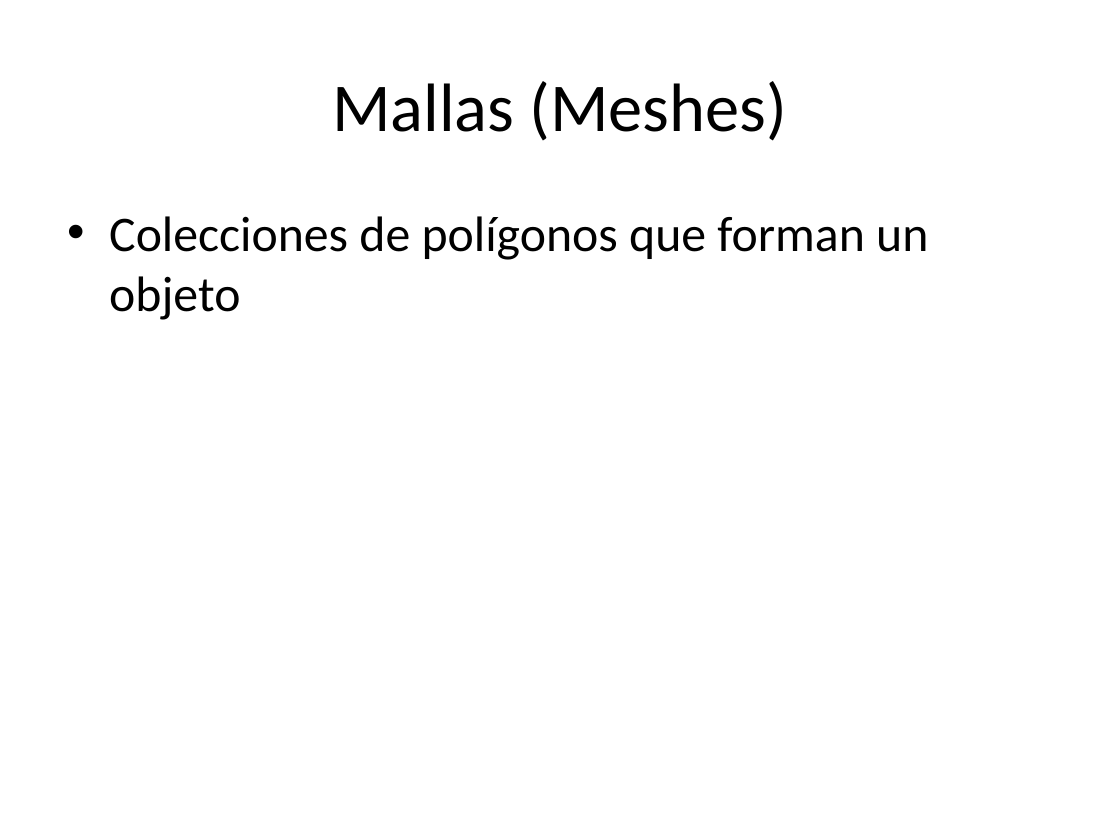
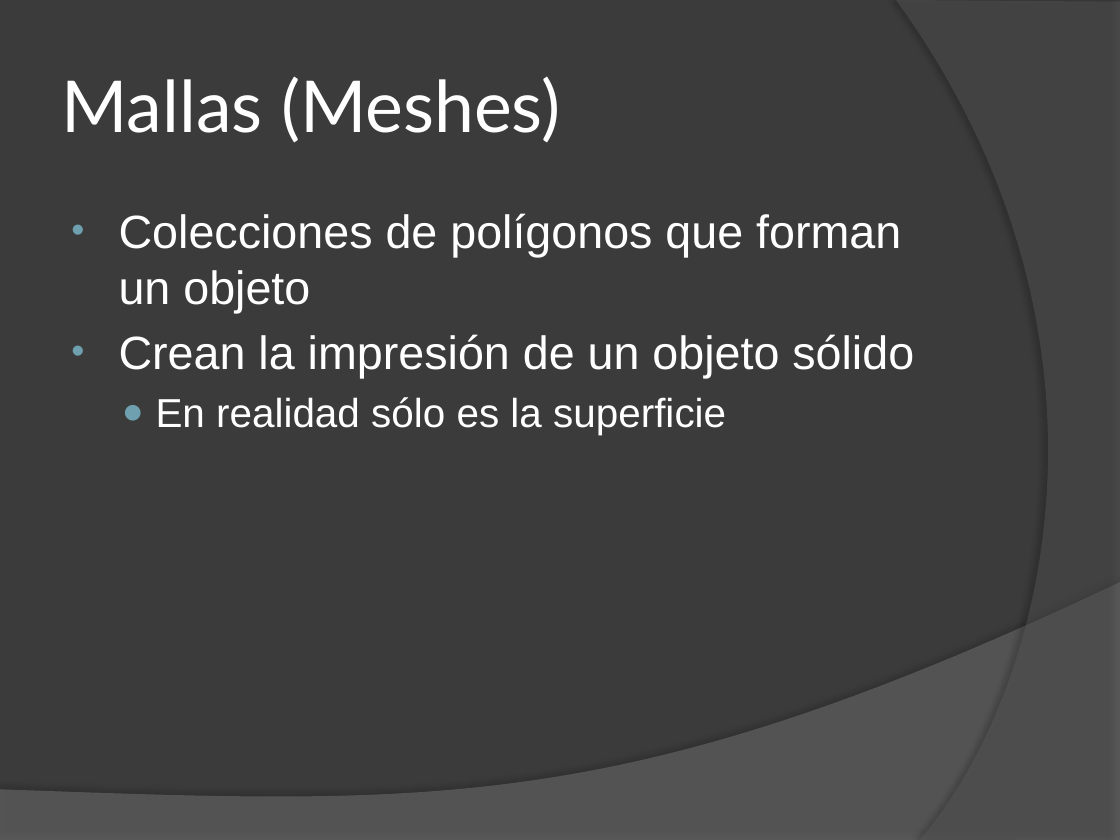
Before and after one commit to EdLev/EngineTallerGraficosUNA, a slide deck: slide 7 of Docs/Introducción a los Gráficos 3D.pptx. Drawn at 1120x840 pixels with LibreOffice and Linux fonts; fonts in the diff are those of the drawing. Boxes give left, top, right and bottom in pixels: in the first picture for what was removed or moved away, otherwise in the second. Text is boxed around its words. In the diff, an @@ line names an element or a change of style, - is before the commit and + after.

```diff
--- a/Docs/Introducción a los Gráficos 3D.pptx
+++ b/Docs/Introducción a los Gráficos 3D.pptx
@@ background #FFFFFF to #3B3B3B @@
@@ freeform shape added at (x1=896, y1=0, x2=1120, y2=840), fill #5E5E5E at 40% opacity @@
@@ title "Mallas (Meshes)" at (x1=62, y1=76, x2=560, y2=143): size 44 to 46 pt, font Calibri to Lato, text colour #000000 to #FFFFFF; alignment centre to left @@
@@ text at (x1=119, y1=213, x2=901, y2=313): size 32 to 30 pt, font Calibri to Arial, text colour #000000 to #FFFFFF in "Colecciones de polígonos que forman un objeto"; indent changed @@
@@ text at (x1=119, y1=334, x2=914, y2=435): paragraphs added @@
+• Crean la impresión de un objeto sólido
+  ● En realidad sólo es la superficie
@@ freeform shape added at (x1=0, y1=582, x2=1120, y2=840), fill #7F7F7F at 45% opacity @@
```
Also in this commit, not shown: 6 other slides changed, 7 slides added.
